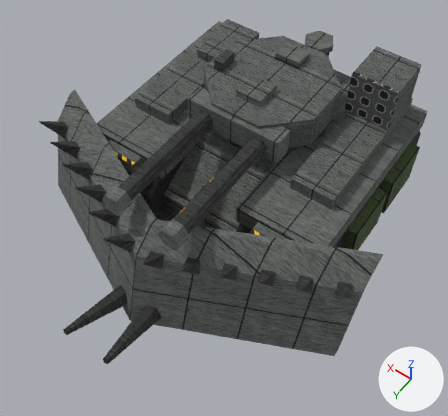
A saved change to the glTF model art/models/wild_boar.glb.
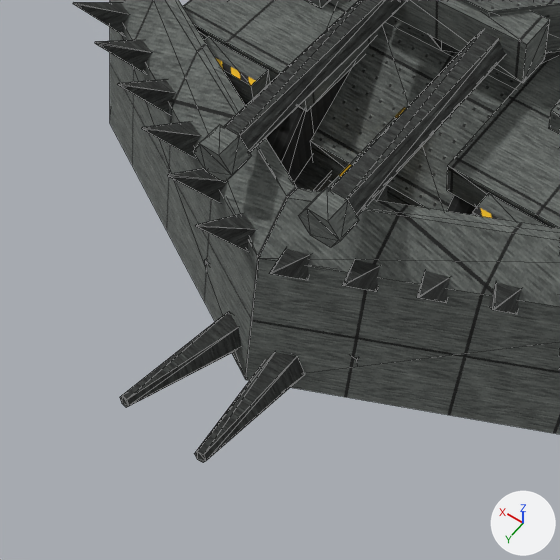
There are two pictures of each version: one whole from a 50 mm lens placed at (-69.7, 115.0, 159.3), pointed at (-6.1, 26.1, 19.5), one close up on the part from 0% to 66% of the width and 29% to 100% of the height. The lights are fixed; the arrows at lower right show +X, +Y and +Z. The older version's two pictures come first. The close-ups show mesh edges as thin lines. Where no turn or scale is listed for an object, it has been applied to the vertices. Vertices at exactly the same position are counted once.

Script lines for the objects in view, before the commit:
```python
me_gun_001 = bpy.data.meshes.new('gun.001')
me_gun_001.from_pydata(...)  # a 6-sided cylinder along y spanning x 6.2..11.8, y 12.0..52.0, z 34.6..39.4
me_gun_001.materials.append(mat_steel_dark)  # picture img_dark
me_tusk = bpy.data.meshes.new('tusk')
me_tusk.from_pydata(...)  # 12 vertices, 20 faces; spans x -8.2..-1.8, y 58.1..78.8, z 3.4..12.8
me_tusk.materials.append(mat_steel_dark)  # picture img_dark
me_tusk_001 = bpy.data.meshes.new('tusk.001')
me_tusk_001.from_pydata(...)  # 12 vertices, 20 faces; spans x 1.8..8.2, y 58.1..78.8, z 3.4..12.8
me_tusk_001.materials.append(mat_steel_dark)  # picture img_dark
ob_gun_001 = bpy.data.objects.new('gun.001', me_gun_001)
ob_gun_001.location = (0.0, 0.0, 0.0)
ob_tusk = bpy.data.objects.new('tusk', me_tusk)
ob_tusk.location = (0.0, 0.0, 0.0)
ob_tusk_001 = bpy.data.objects.new('tusk.001', me_tusk_001)
ob_tusk_001.location = (0.0, 0.0, 0.0)
# also in view: 'spike.003' at (-30.3, 43.6, 28.4); 'spike.007' at (13.0, 51.6, 28.4); 'skirt.001' at (26.0, -2.0, 26.0); 'spike' at (-4.3, 55.6, 28.4); 'spike.010' at (39.0, 39.6, 28.4)
```
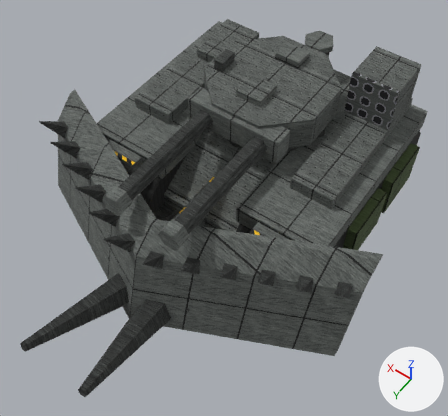
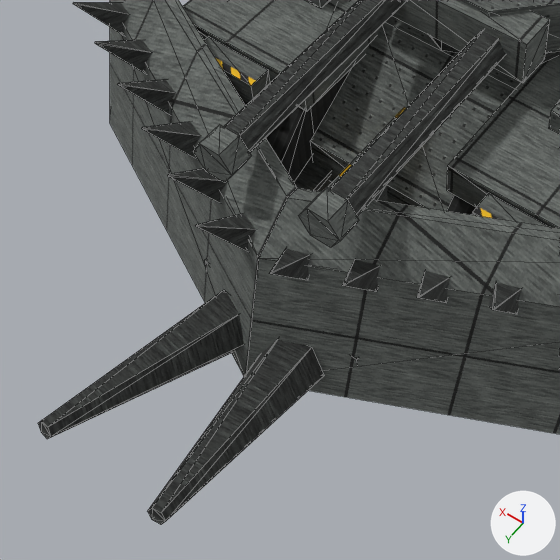
Changed parts and their boxes [x1, y1, x2, y2] in the close-ups (560 x 560 px):
'tusk', reshaped (58% wider, 67% taller): before [194, 352, 305, 463]; after [148, 339, 324, 525]
'tusk.001', reshaped (70% wider, 55% taller): before [120, 312, 241, 408]; after [38, 290, 244, 439]

The change, as a list of edits to the scene's bpy script:
```text
Change me_tusk:
    used by ob_tusk; location = (0.0, 0.0, 0.0)
    remove me_tusk.from_pydata(...)  # 12 vertices, 20 faces; spans x -8.2..-1.8, y 58.1..78.8, z 3.4..12.8
    add me_tusk.from_pydata(...)  # 12 vertices, 20 faces; spans x -11.4..-1.0, y 56.6..89.2, z 2.9..18.2
    me_tusk part 1
    me_tusk.vertices[0].co: (-1.8, 59.4, 6.0) -> (-1.0, 58.9, 7.0)
    me_tusk.vertices[1].co: (-3.3, 58.4, 8.6) -> (-3.3, 57.3, 11.1)
    me_tusk.vertices[2].co: (-6.5, 58.1, 8.6) -> (-8.3, 56.6, 11.1)  # pixel (297, 356) -> pixel (311, 347)
    me_tusk.vertices[3].co: (-8.2, 58.7, 6.0) -> (-11.0, 57.6, 7.0)  # pixel (304, 374) -> pixel (324, 375)
    me_tusk.vertices[4].co: (-6.7, 59.7, 3.4) -> (-8.7, 59.3, 2.9)  # pixel (294, 382) -> not seen
    me_tusk.vertices[5].co: (-3.5, 60.0, 3.4) -> (-3.7, 59.9, 2.9)
    me_tusk.vertices[6].co: (-6.0, 78.6, 12.0) -> (-8.6, 89.0, 17.0)  # pixel (194, 453) -> pixel (147, 511)
    me_tusk.vertices[7].co: (-6.5, 78.3, 12.8) -> (-9.3, 88.5, 18.2)  # pixel (197, 451) -> pixel (152, 507)
    me_tusk.vertices[8].co: (-7.5, 78.2, 12.8) -> (-10.6, 88.3, 18.2)  # pixel (203, 454) -> pixel (161, 512)
    me_tusk.vertices[9].co: (-8.0, 78.4, 12.0) -> (-11.4, 88.6, 17.0)  # pixel (206, 460) -> pixel (165, 521)
    me_tusk.vertices[10].co: (-7.5, 78.7, 11.2) -> (-10.7, 89.1, 15.8)  # pixel (203, 462) -> pixel (160, 524)
    me_tusk.vertices[11].co: (-6.5, 78.8, 11.2) -> (-9.4, 89.2, 15.8)  # pixel (197, 459) -> pixel (151, 519)
Change me_tusk_001:
    used by ob_tusk_001; location = (0.0, 0.0, 0.0)
    remove me_tusk_001.from_pydata(...)  # 12 vertices, 20 faces; spans x 1.8..8.2, y 58.1..78.8, z 3.4..12.8
    add me_tusk_001.from_pydata(...)  # 12 vertices, 20 faces; spans x 1.0..11.4, y 56.6..89.2, z 2.9..18.2
    me_tusk_001 part 2
    me_tusk_001.vertices[0].co: (8.2, 58.7, 6.0) -> (11.0, 57.6, 7.0)  # pixel (220, 317) -> pixel (210, 300)
    me_tusk_001.vertices[1].co: (6.5, 58.1, 8.6) -> (8.3, 56.6, 11.1)  # pixel (229, 311) -> pixel (224, 289)
    me_tusk_001.vertices[2].co: (3.3, 58.4, 8.6) -> (3.3, 57.3, 11.1)
    me_tusk_001.vertices[3].co: (1.8, 59.4, 6.0) -> (1.0, 58.9, 7.0)
    me_tusk_001.vertices[4].co: (3.5, 60.0, 3.4) -> (3.7, 59.9, 2.9)
    me_tusk_001.vertices[5].co: (6.7, 59.7, 3.4) -> (8.7, 59.3, 2.9)
    me_tusk_001.vertices[6].co: (8.0, 78.4, 12.0) -> (11.4, 88.6, 17.0)  # pixel (119, 397) -> pixel (37, 423)
    me_tusk_001.vertices[7].co: (7.5, 78.2, 12.8) -> (10.6, 88.3, 18.2)  # pixel (122, 395) -> pixel (41, 420)
    me_tusk_001.vertices[8].co: (6.5, 78.3, 12.8) -> (9.3, 88.5, 18.2)  # pixel (126, 399) -> pixel (47, 427)
    me_tusk_001.vertices[9].co: (6.0, 78.6, 12.0) -> (8.6, 89.0, 17.0)  # pixel (128, 405) -> pixel (50, 436)
    me_tusk_001.vertices[10].co: (6.5, 78.8, 11.2) -> (9.4, 89.2, 15.8)  # pixel (126, 407) -> pixel (47, 439)
    me_tusk_001.vertices[11].co: (7.5, 78.7, 11.2) -> (10.7, 89.1, 15.8)  # pixel (121, 403) -> pixel (41, 432)
```
